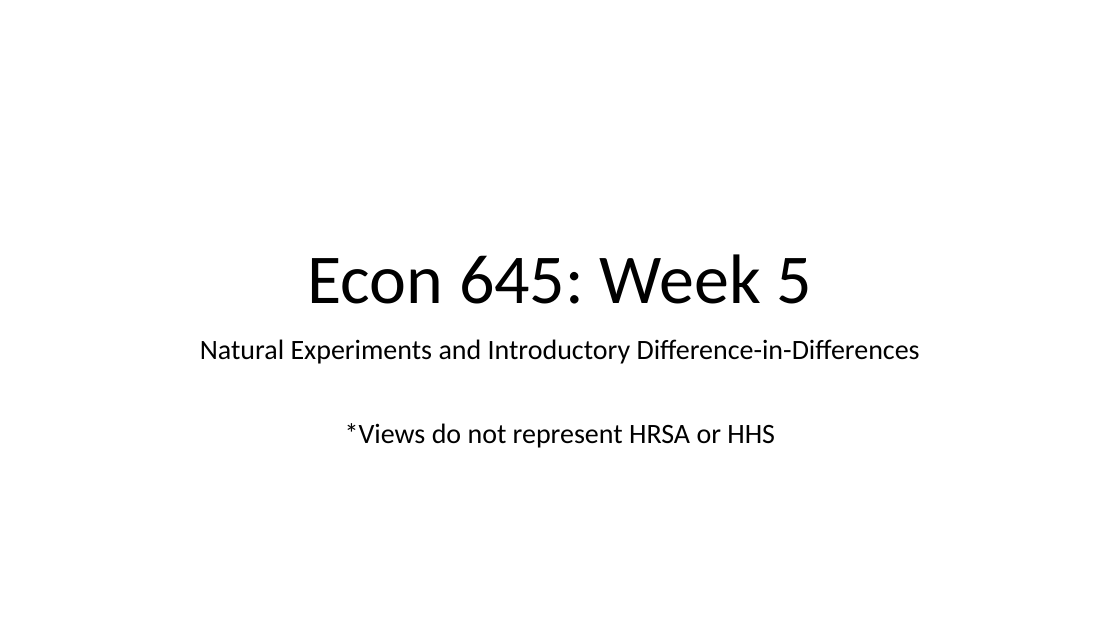
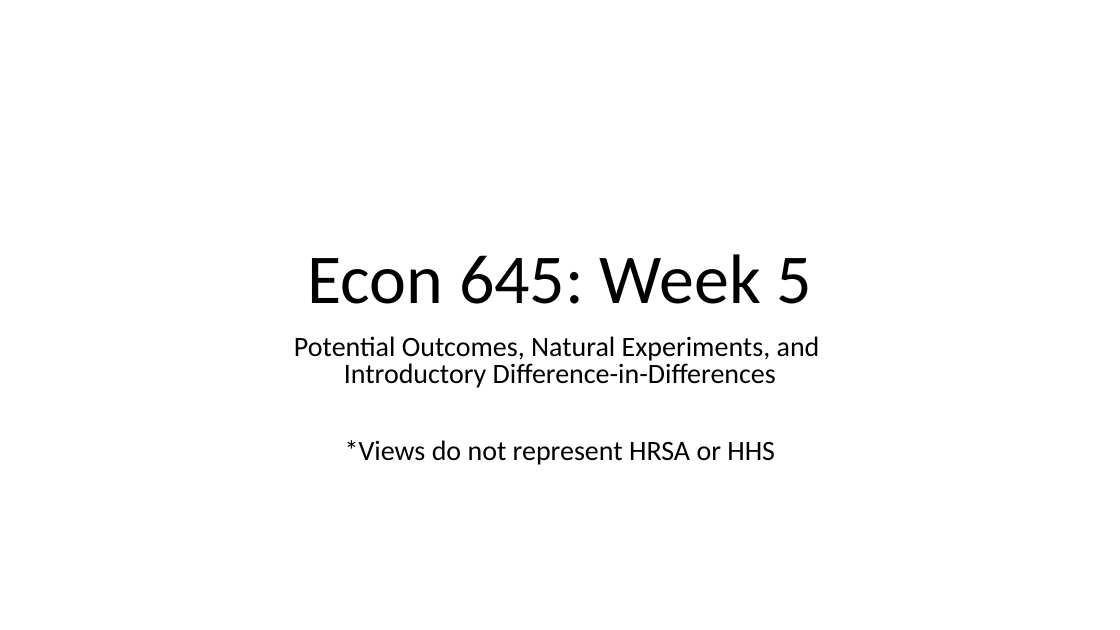
Before and after one commit to rowesamuel/Econ645, a slide deck: slide 1 of Slides/Week_5_Natural_Exp_DD.pptx. Drawn at 1120x630 pixels with LibreOffice and Linux fonts; fonts in the diff are those of the drawing. Boxes give left, top, right and bottom in pixels: in the first picture for what was removed or moved away, otherwise in the second. Text is boxed around its words. In the diff, an @@ line names an element or a change of style, - is before the commit and + after.

```diff
--- a/Slides/Week_5_Natural_Exp_DD.pptx
+++ b/Slides/Week_5_Natural_Exp_DD.pptx
@@ subtitle at [294,336,820,388]: text changed @@
-Natural Experiments and Introductory Difference-in-Differences
+Potential Outcomes, Natural Experiments, and
+Introductory Difference-in-Differences
@@ subtitle at [345,440,775,465]: line spacing 0.9 to 0.8 @@
```
Also in this commit, not shown: 10 other slides changed, 16 slides added, 11 other files.
